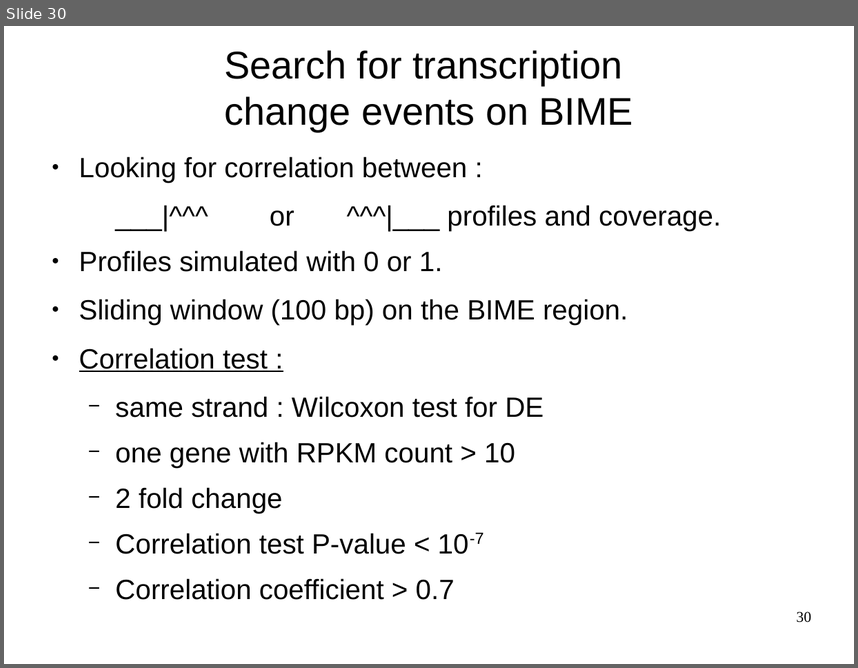
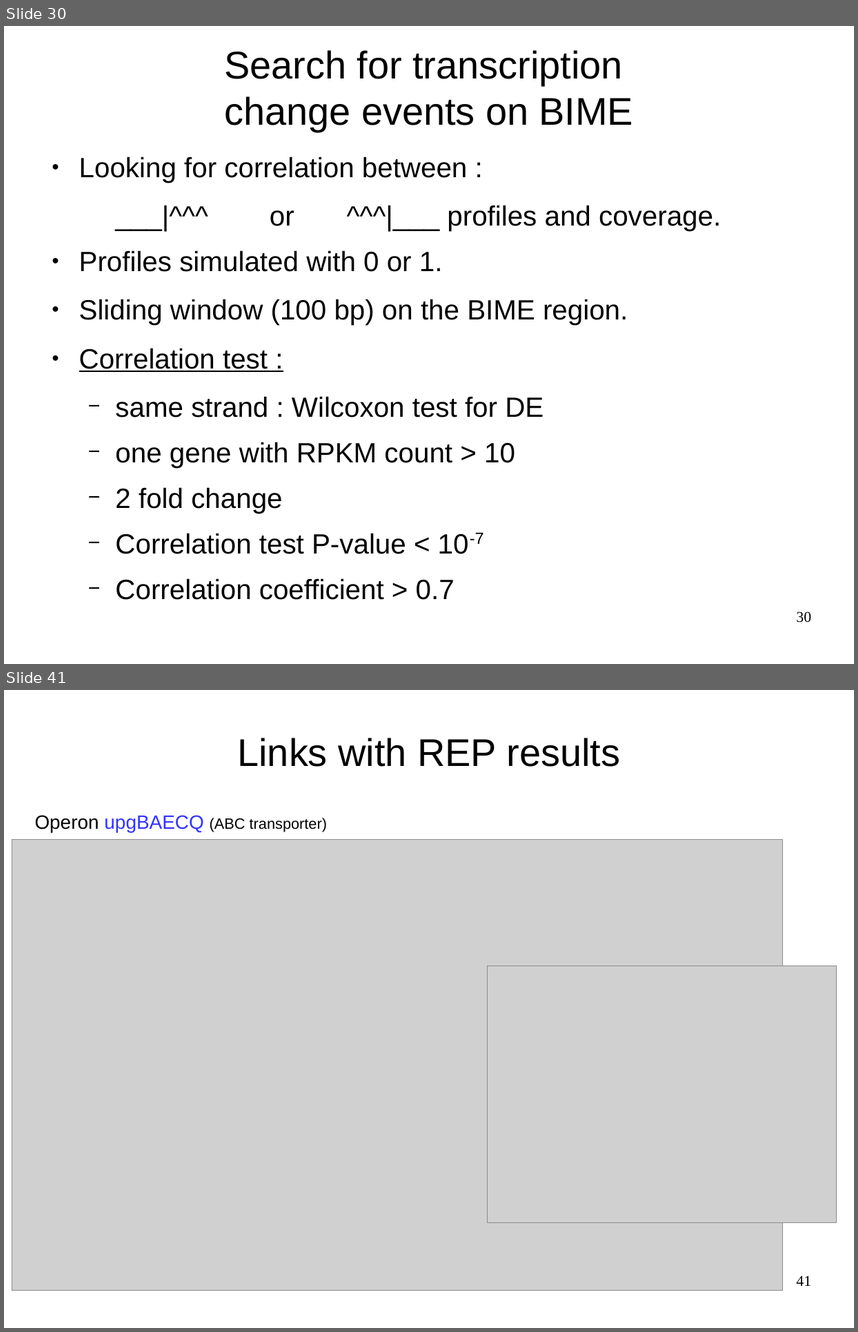
Before and after one commit to mesmeraf/stage_M2, a slide deck: presentation.odp. Shown one above the other, each under a label of ours: slide 30 before the commit, slides 30 and 41 after it; the slides between them are not shown. The pictures are 858x668 and 858x1332 pixels, drawn with LibreOffice and Linux fonts; fonts in the diff are those of the drawing; grey boxes stand for pictures; background and template pictures are left out. Boxes give left, top, right and bottom in pixels: in the first picture for what was removed or moved away, otherwise in the second. Text is boxed around its words. In the diff, an @@ line names an element or a change of style, - is before the commit and + after.

```diff
--- a/presentation.odp
+++ b/presentation.odp
@@ slide 41 added at box(4, 690, 854, 1328), background picture (left out) @@
@@ title added at box(238, 738, 619, 767), 36 pt, text #000000 @@
+Links with REP results
@@ text added at box(35, 815, 327, 832), 14 pt, text #000000 @@
+Operon upgBAECQ (ABC transporter)
@@ picture added at box(12, 840, 783, 1290) @@
@@ picture added at box(488, 965, 837, 1222) @@
@@ page number added at box(796, 1275, 811, 1285), 14 pt, text #000000 @@
+41
```
Also in this commit, not shown: 10 slides changed, 7 other slides added.
